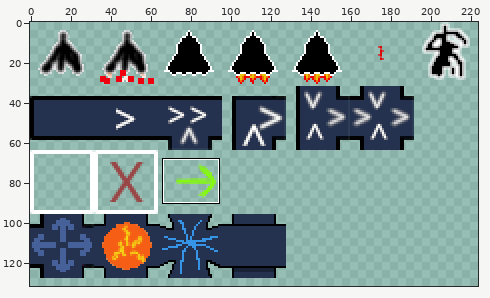
One commit to this sprite sheet: assets/sprites.png. The picture above shows the old version from afar; the outline marks the close-up.
Close-up. Earlier state:
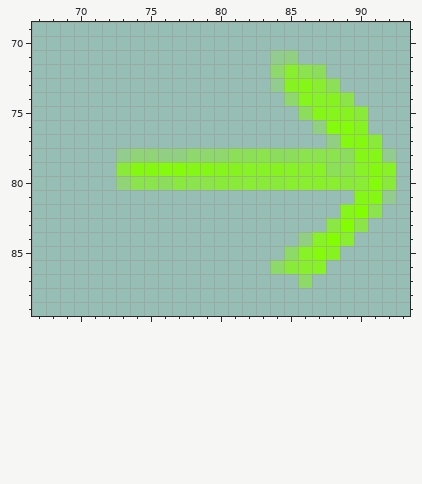
The file is 320x320 pixels. Pixels under 10% opacity are left out. Colours within 5 levels of each other are drawn and written as one. Shown: x 67..93, y 69..89. The wide view leaves out empty margins. The commit also changed other parts of the picture, which this record leaves out.
New version:
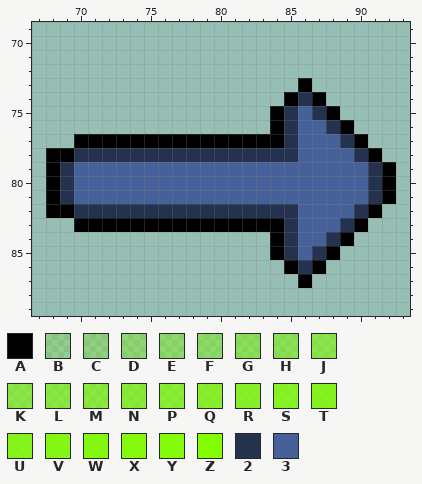
Palette (. is transparent): A #000000  B #83ff0036  C #83ff0047  D #83ff0056  E #83ff0065  F #83ff006c  G #83ff007b  H #83ff0084  J #83ff0091  K #83ff0099  L #83ff009f  M #83ff00a7  N #83ff00ae  P #83ff00b4  Q #83ff00be  R #83ff00c4  S #83ff00cb  T #83ff00d1  U #83ff00d8  V #83ff00df  W #83ff00e5  X #83ff00eb  Y #83ff00f1  Z #83ff00fc  2 #24324f  3 #466199
Edits made:
Changed rows in their new state; - is an unchanged pixel.
first column x 68:
71 ----------------..-------
72 ----------------....-----
73 ----------------..A..----
74 -----------------A2A..---
75 ----------------A232A..--
76 ----------------A2332A.--
77 --AAAAAAAAAAAAAAA23332A.-
78 AA222222222222222233332A.
79 A23333333333333333333332A
80 A23333333333333333333332A
81 A23333333333333333333332A
82 AA222222222222222233332A-
83 --AAAAAAAAAAAAAAA23332A--
84 ----------------A2332A---
85 ----------------A232A----
86 ----------------.A2A-----
87 ------------------A------
Boxes around the changes in both close-ups, in picture pixels (x1, y1, x2, y2):
changed: (46, 50, 396, 288)
